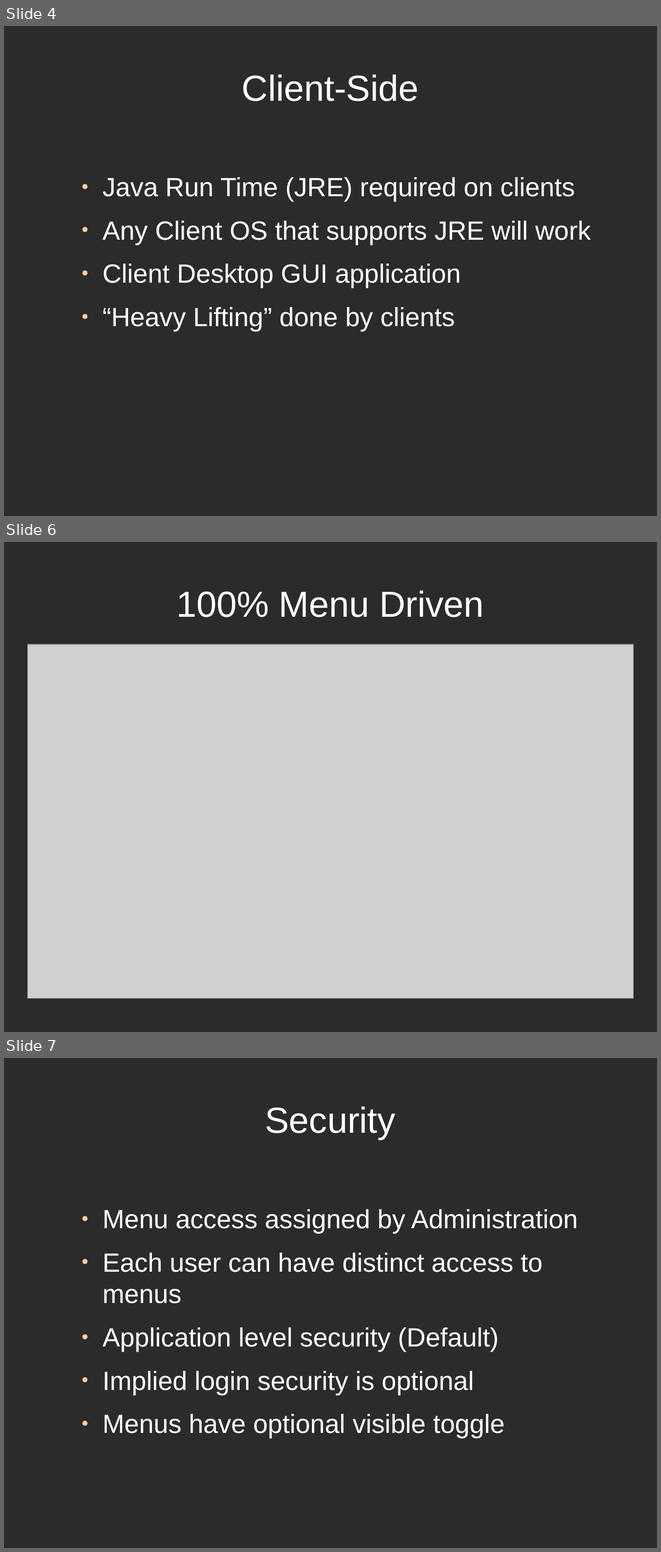
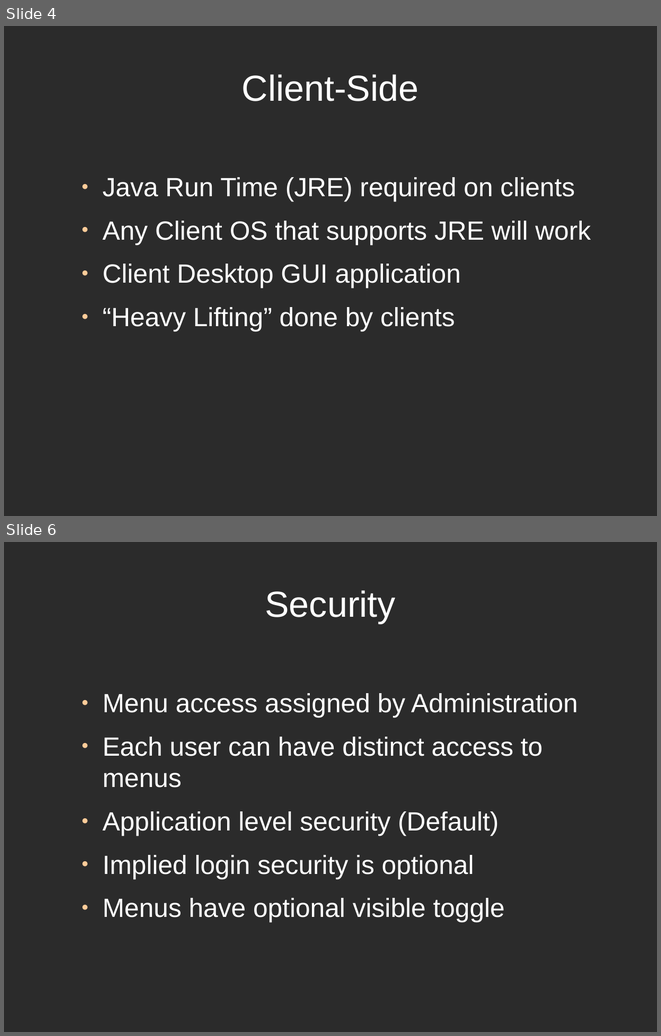
Before and after one commit to blueseerERP/blueseer, a slide deck: documentation/blueseer.odp. Shown one above the other, each under a label of ours: slides 4, 6 and 7 before the commit, slides 4 and 6 after it; the slides between them are not shown. The pictures are 661x1552 and 661x1036 pixels, drawn with LibreOffice and Linux fonts; fonts in the diff are those of the drawing; grey boxes stand for pictures; background and template pictures are left out; a plain dark background stands for a picture behind light text. Boxes give left, top, right and bottom in pixels: in the first picture for what was removed or moved away, otherwise in the second. Text is boxed around its words. In the diff, an @@ line names an element or a change of style, - is before the commit and + after.

```diff
--- a/documentation/blueseer.odp
+++ b/documentation/blueseer.odp
@@ slide 6 removed at [4, 542, 657, 1032], background picture (left out) @@
@@ title removed at [176, 590, 484, 617] @@
-100% Menu Driven
@@ picture removed at [28, 644, 634, 998] @@
@@ what was slide 7 is now slide 6 @@
```
Also in this commit, not shown: 4 slides changed, 1 other slide removed, 4 other files.
